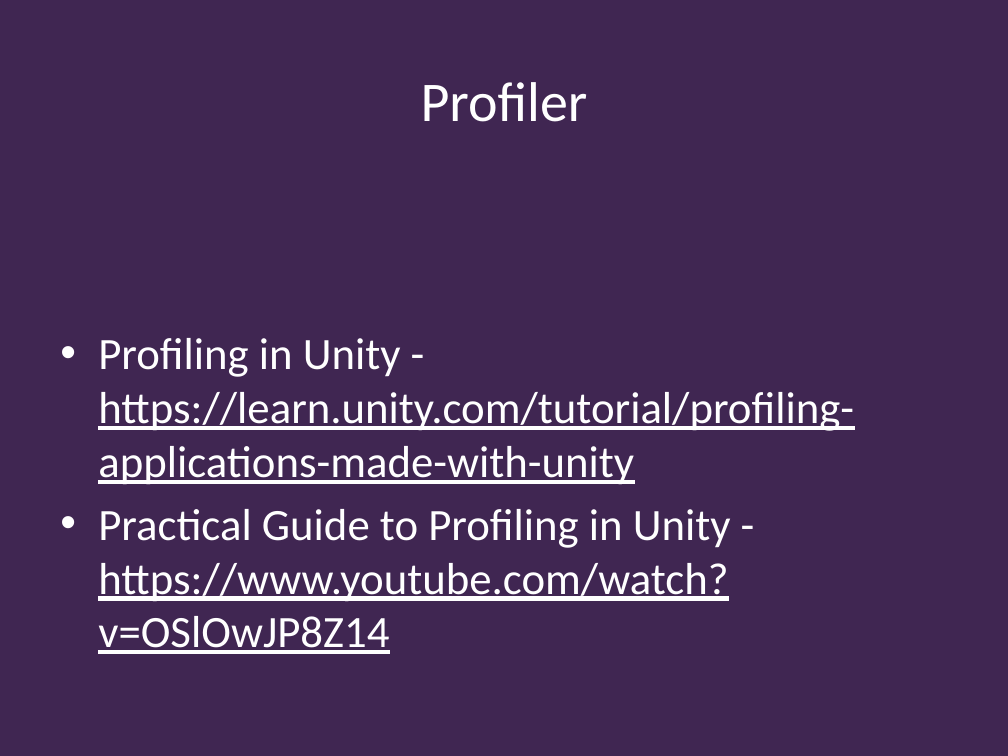
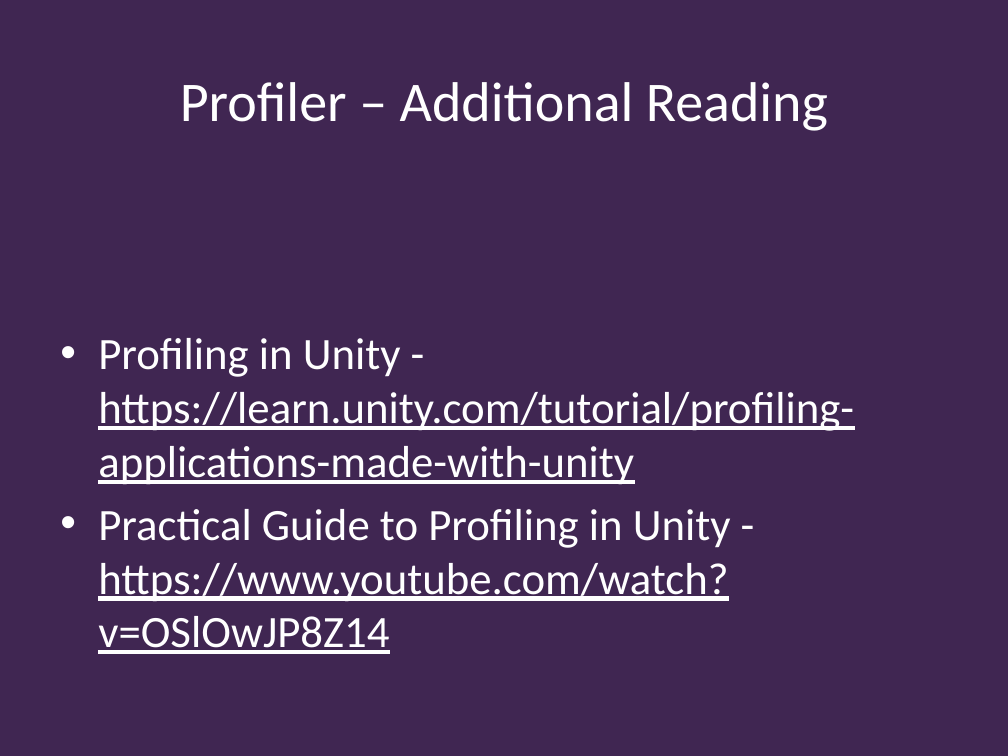
Before and after one commit to Falmouth-Games-Academy/bsc-course-materials, a slide deck: slide 27 of COMP140/08/2019-20-COMP140-08-lecture.pptx. Drawn at 1008x756 pixels with LibreOffice and Linux fonts; fonts in the diff are those of the drawing; background and template pictures are left out. Boxes give left, top, right and bottom in pixels: in the first picture for what was removed or moved away, otherwise in the second. Text is boxed around its words. In the diff, an @@ line names an element or a change of style, - is before the commit and + after.

```diff
--- a/COMP140/08/2019-20-COMP140-08-lecture.pptx
+++ b/COMP140/08/2019-20-COMP140-08-lecture.pptx
@@ title at (x1=180, y1=82, x2=828, y2=131): text changed @@
-Profiler
+Profiler – Additional Reading
```
Also in this commit, not shown: 1 other slide changed, 1 slide added, 1 slide removed, 1 other file.
